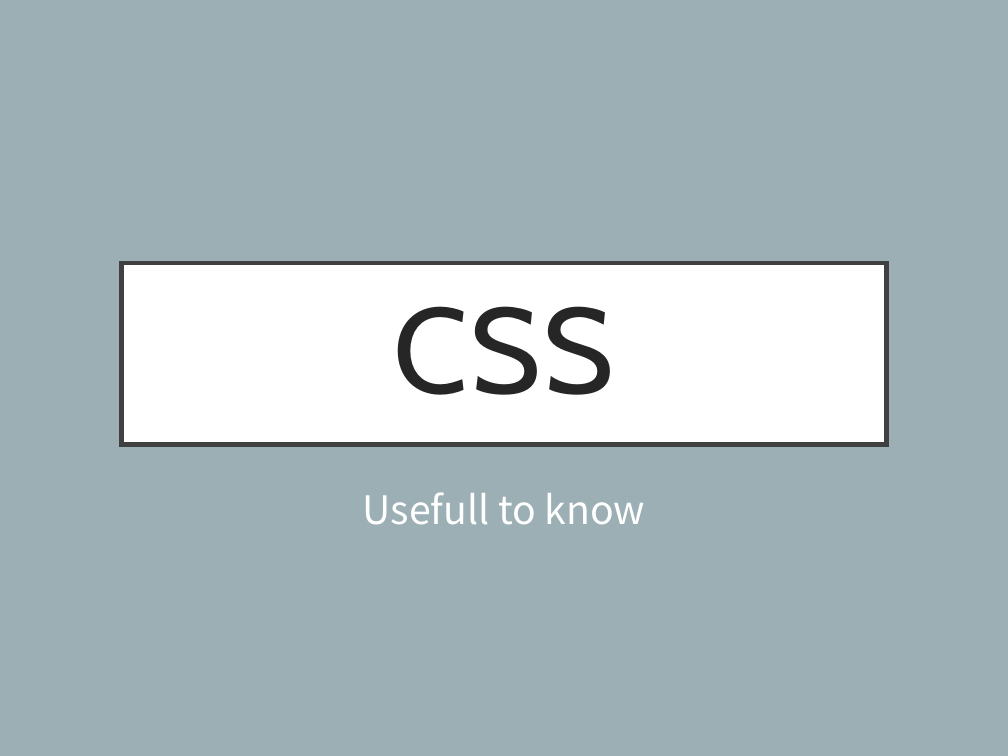
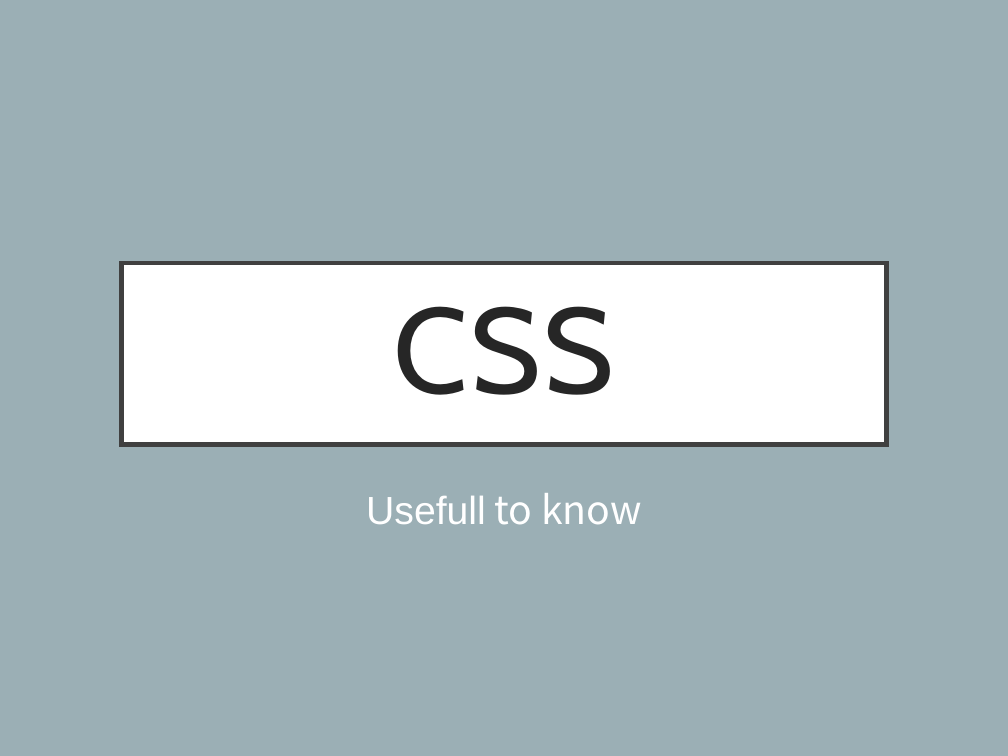
Before and after one commit to katholiek-onderwijs-vlaanderen/cssworkshop, a slide deck: slide 1 of presentation.pptx. Drawn at 1008x756 pixels with LibreOffice and Linux fonts; fonts in the diff are those of the drawing. Boxes give left, top, right and bottom in pixels: in the first picture for what was removed or moved away, otherwise in the second. Text is boxed around its words. In the diff, an @@ line names an element or a change of style, - is before the commit and + after.

Commit message:
update presentation

```diff
--- a/presentation.pptx
+++ b/presentation.pptx
@@ subtitle "Usefull to know" at [366, 493, 641, 525]: font Noto Sans CJK JP to Arial in "Usefull" @@
```
Also in this commit, not shown: 2 other slides changed, 5 slides added, 1 slide removed, 1 other file.
